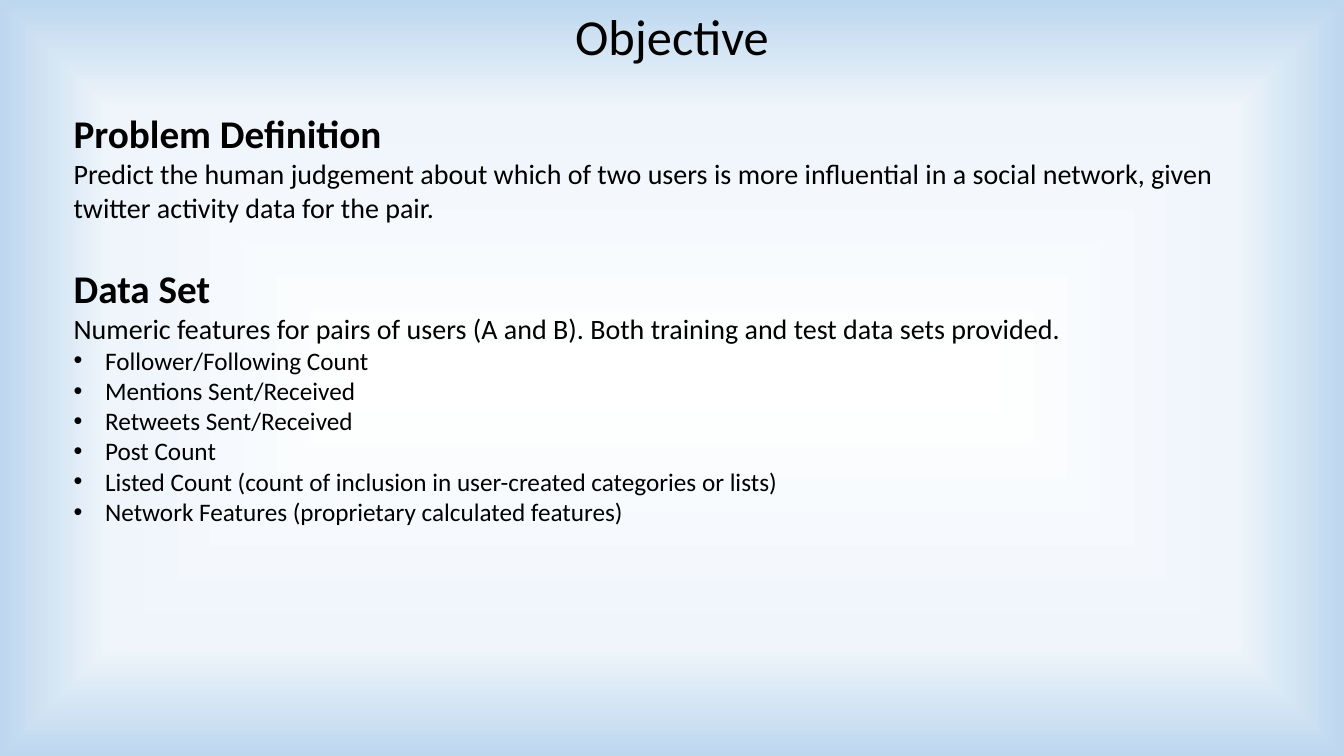
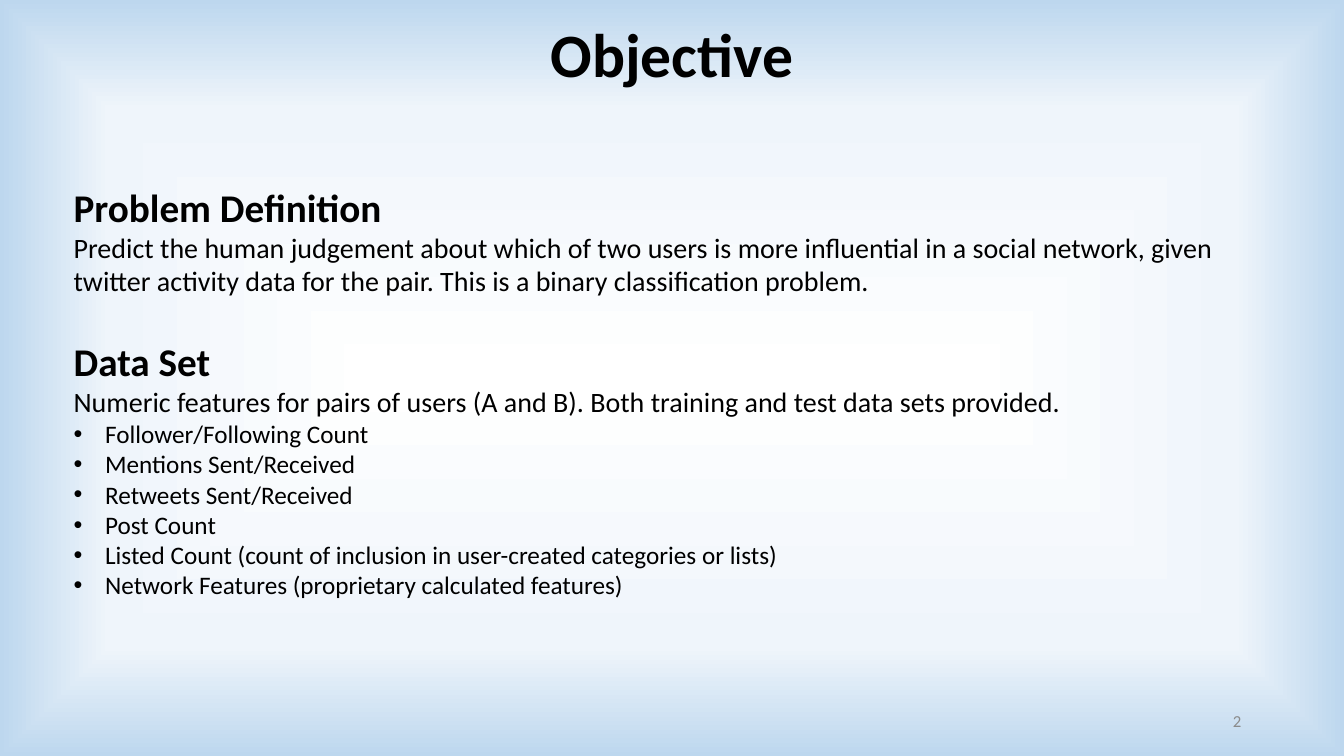
Before and after one commit to akshaymehra24/who-is-more-influential, a slide deck: slide 2 of Predicting Influencers in a Social Network.pptx. Drawn at 1344x756 pixels with LibreOffice and Linux fonts; fonts in the diff are those of the drawing. Boxes give left, top, right and bottom in pixels: in the first picture for what was removed or moved away, otherwise in the second. Text is boxed around its words. In the diff, an @@ line names an element or a change of style, - is before the commit and + after.

```diff
--- a/Predicting Influencers in a Social Network.pptx
+++ b/Predicting Influencers in a Social Network.pptx
@@ text "Objective": place and size @@
-text "Objective" at box(575, 20, 769, 64)
+text "Objective" at box(550, 33, 793, 88)
@@ text "Objective" at box(550, 33, 793, 88): size 36 to 44 pt, bold on @@
@@ text "Problem Definition": place and size @@
-text "Problem Definition" at box(74, 120, 1212, 525)
+text "Problem Definition" at box(74, 194, 1212, 598)
@@ text at box(74, 238, 1212, 296): text changed @@
-Predict the human judgement about which of two users is more influential in a social network, given twitter activity data for the pair.
+Predict the human judgement about which of two users is more influential in a social network, given twitter activity data for the pair. This is a binary classification problem.
@@ page number added at box(1233, 716, 1241, 727), 12 pt, text #8C8C8C @@
+2
```
Also in this commit, not shown: 5 other slides changed, 8 slides added, 10 slides removed, 13 other files.
